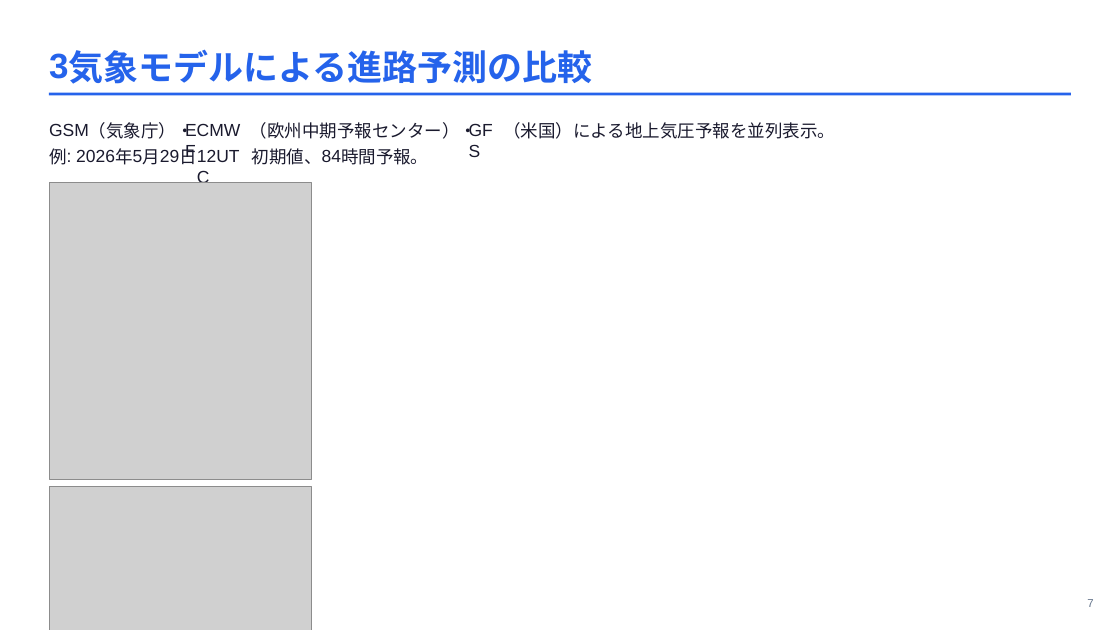
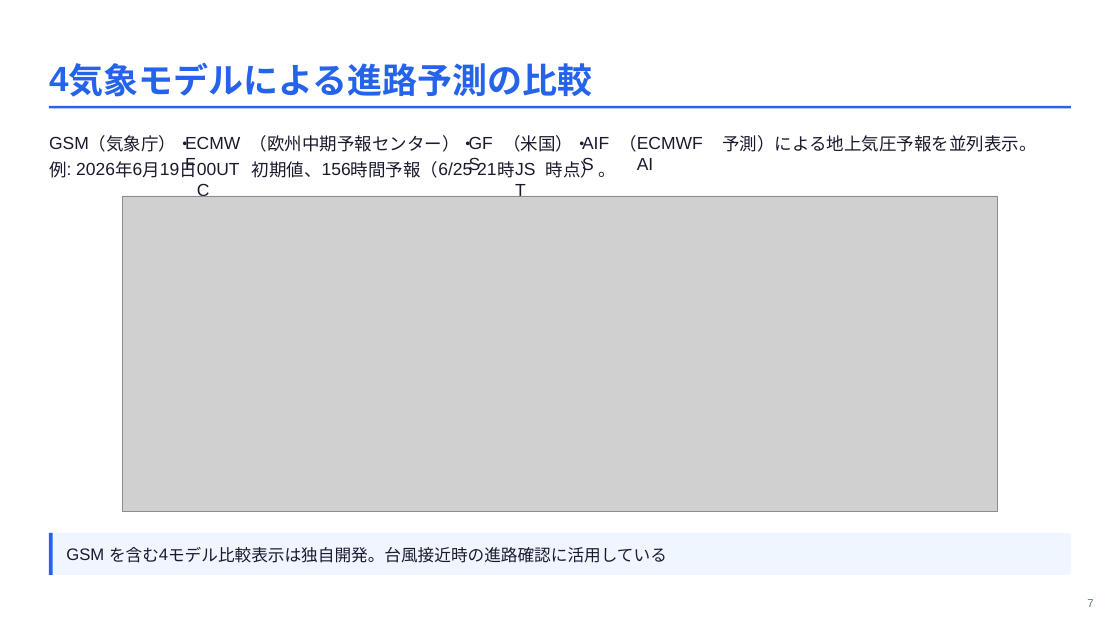
Before and after one commit to masauehr/marp_slides, a slide deck: slide 7 of slides/2026-07-01-ai-projects-intro.pptx. Drawn at 1120x630 pixels with LibreOffice and Linux fonts; fonts in the diff are those of the drawing; grey boxes stand for pictures. Boxes give left, top, right and bottom in pixels: in the first picture for what was removed or moved away, otherwise in the second. Text is boxed around its words. In the diff, an @@ line names an element or a change of style, - is before the commit and + after.

Commit message:
update: スライド7の進路予測比較を3モデルから4モデル(AIFS追加)の画像に差し替え
本文の見出し・説明文・引用も画像内容(4モデル、FT=156h 6/25 21時JST)に合わせて修正

```diff
--- a/slides/2026-07-01-ai-projects-intro.pptx
+++ b/slides/2026-07-01-ai-projects-intro.pptx
@@ text removed at [49,53,68,79] @@
-3
@@ text added at [49,67,68,91], 30 pt, text #2563EB, bold @@
+4
@@ 12 texts, 1 freeform shape: place and size @@
-12 texts, 1 freeform shape at [49,49,1071,165]
+12 texts, 1 freeform shape at [49,62,1071,178]
@@ text removed at [160,149,179,162] @@
-29
@@ text removed at [197,145,251,166] @@
-12UTC
@@ text removed at [322,149,341,162] @@
-84
@@ text added at [503,135,590,152], 15 pt, text #1A1A2E @@
+（⽶国）・
@@ text added at [582,132,619,152], 15 pt, text #1A1A2E @@
+AIFS
@@ text added at [619,133,637,150], 15 pt, text #1A1A2E @@
+（
@@ text added at [637,136,703,170], 15 pt, text #1A1A2E @@
+ECMWF AI
@@ text at [722,135,1036,152]: text changed @@
-（⽶国）による地上気圧予報を並列表⽰。
+予測）による地上気圧予報を並列表⽰。
@@ text removed at [133,150,143,164] @@
-5
@@ text added at [133,162,143,177], 15 pt, text #1A1A2E @@
+6
@@ text added at [160,162,179,175], 15 pt, text #1A1A2E @@
+19
@@ text added at [197,159,251,179], 15 pt, text #1A1A2E @@
+00UTC
@@ text added at [322,163,351,175], 15 pt, text #1A1A2E @@
+156
@@ text at [351,161,438,178]: text changed @@
-時間予報。
+時間予報（
@@ text added at [438,162,496,175], 15 pt, text #1A1A2E @@
+6/25 21
@@ text added at [498,161,515,178], 15 pt, text #1A1A2E @@
+時
@@ text added at [515,159,545,179], 15 pt, text #1A1A2E @@
+JST
@@ text added at [546,158,616,178], 15 pt, text #1A1A2E @@
+時点）。
@@ picture removed at [49,183,311,480] @@
@@ picture added at [123,196,998,512] @@
@@ picture removed at [49,486,311,630] @@
@@ freeform shape added at [49,533,52,575], fill #2563EB @@
@@ freeform shape added at [50,533,1071,575], fill #EFF6FF @@
@@ text added at [66,548,104,560], 14.3 pt, text #1A1A2E @@
+GSM
@@ text added at [109,547,159,563], 14.3 pt, text #1A1A2E @@
+を含む
@@ text added at [159,548,168,560], 14.3 pt, text #1A1A2E @@
+4
@@ text added at [168,547,667,563], 14.3 pt, text #1A1A2E @@
+モデル⽐較表⽰は独⾃開発。台⾵接近時の進路確認に活⽤している
```
Also in this commit, not shown: 3 other files.
